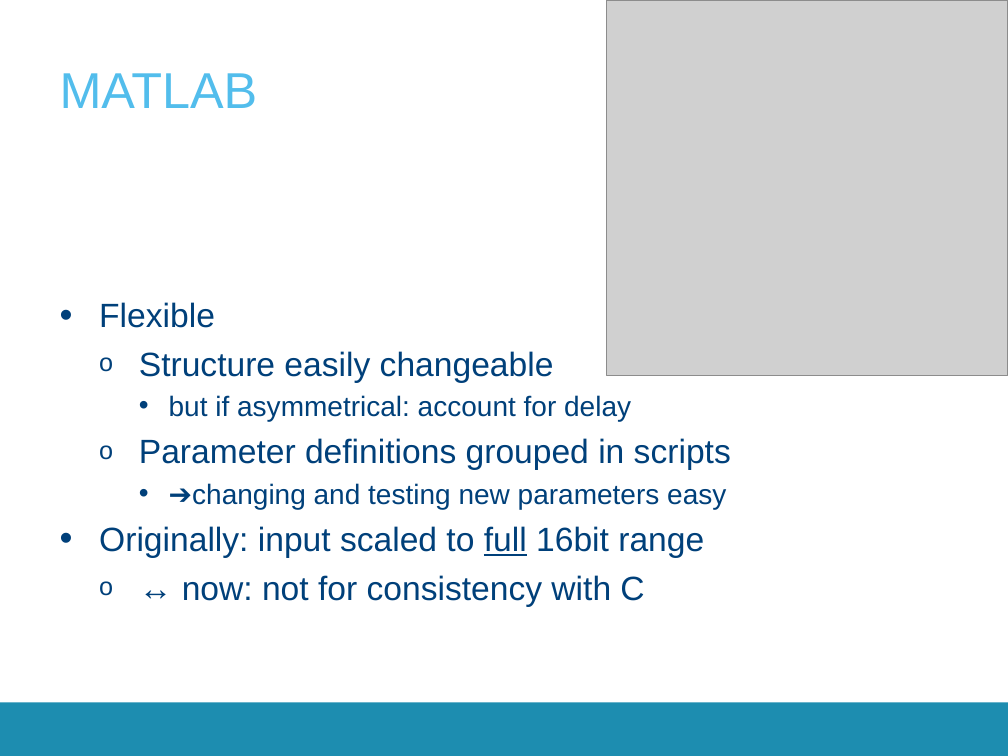
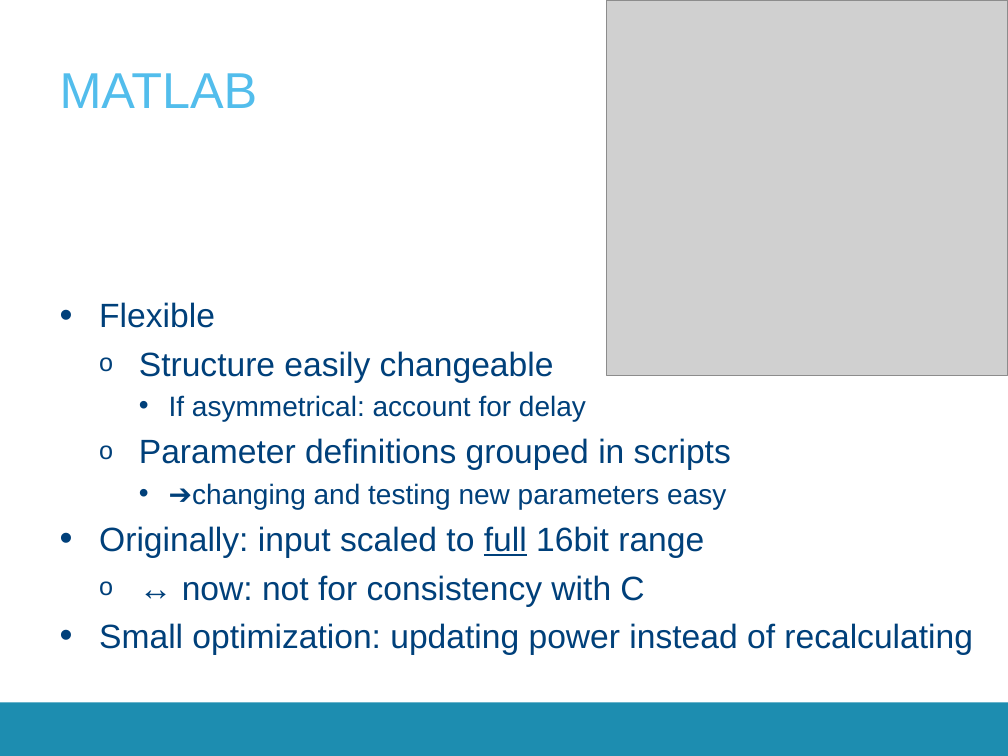
Before and after one commit to SepOwnage/P-O5, a slide deck: slide 2 of Presentatie/Presentatie.pptx. Drawn at 1008x756 pixels with LibreOffice and Linux fonts; fonts in the diff are those of the drawing; grey boxes stand for pictures; background and template pictures are left out. Boxes give left, top, right and bottom in pixels: in the first picture for what was removed or moved away, otherwise in the second. Text is boxed around its words. In the diff, an @@ line names an element or a change of style, - is before the commit and + after.

```diff
--- a/Presentatie/Presentatie.pptx
+++ b/Presentatie/Presentatie.pptx
@@ text at box(169, 395, 586, 421): text changed @@
-    • but if asymmetrical: account for delay
+    • If asymmetrical: account for delay
@@ text at box(99, 623, 973, 655): paragraph added @@
+• Small optimization: updating power instead of recalculating
```
Also in this commit, not shown: 4 other slides changed, 1 slide added.
